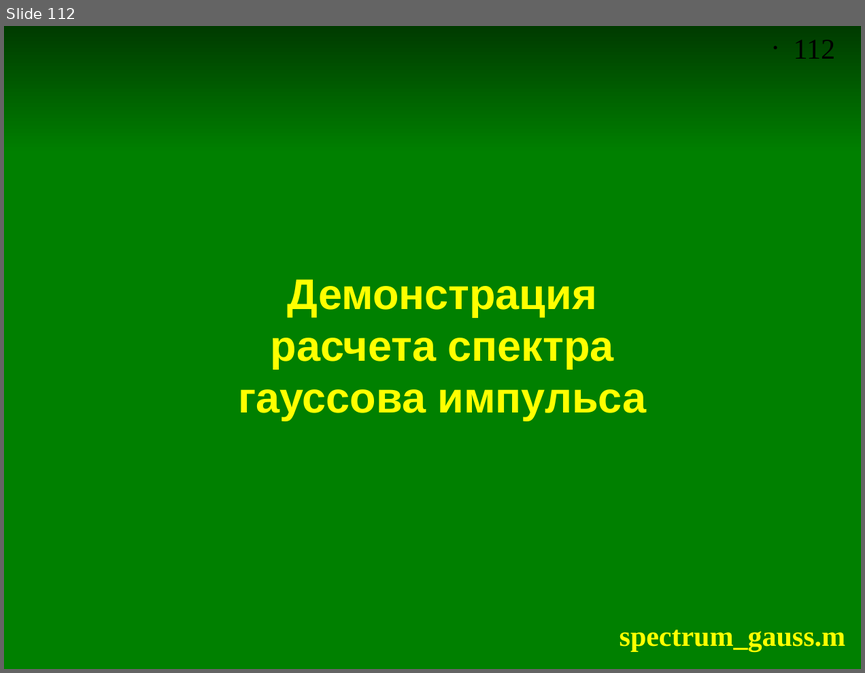
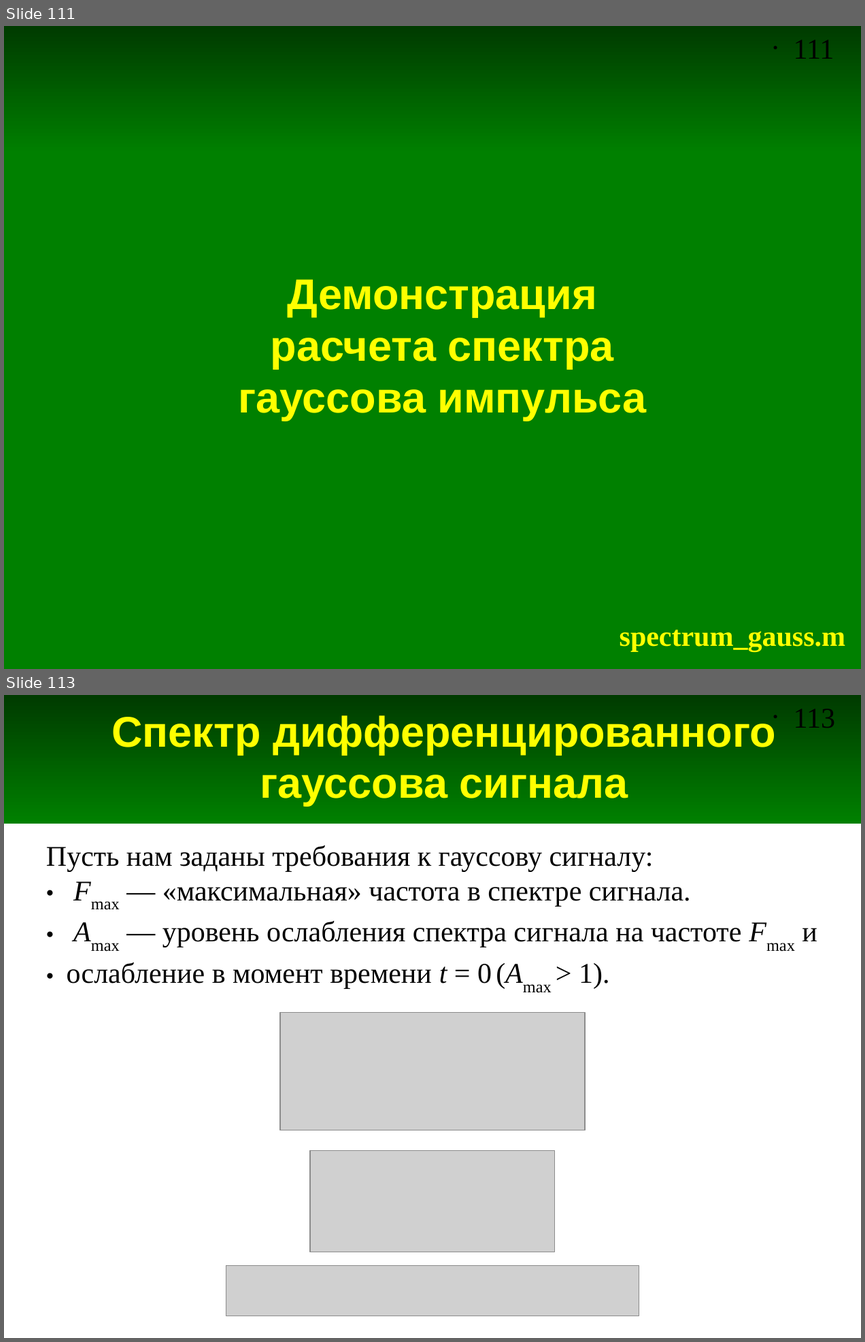
Before and after one commit to andris0147sv/modelling, a slide deck: presentations/2. FDTD.odp. Shown one above the other, each under a label of ours: slide 112 before the commit, slides 111 and 113 after it; the slides between them are not shown. The pictures are 865x673 and 865x1342 pixels, drawn with LibreOffice and Linux fonts; fonts in the diff are those of the drawing; grey boxes stand for pictures. Boxes give left, top, right and bottom in pixels: in the first picture for what was removed or moved away, otherwise in the second. Text is boxed around its words. In the diff, an @@ line names an element or a change of style, - is before the commit and + after.

Commit message:
Добавлены скрипт и слайды при дифференцированный гауссов сигнал

```diff
--- a/presentations/2. FDTD.odp
+++ b/presentations/2. FDTD.odp
@@ slide 113 added at (4, 695, 861, 1338), background #FFFFFF; not listed: 2 template elements that a slide beside it also shows @@
@@ title added at (111, 715, 776, 806), 36 pt, text #FFFF00, bold @@
+Спектр дифференцированного гауссова сигнала
@@ text added at (46, 845, 817, 989), 24 pt, text #000000 @@
+Пусть нам заданы требования к гауссову сигналу:
+● Fmax — «максимальная» частота в спектре сигнала.
+● Amax — уровень ослабления спектра сигнала на частоте Fmax и
+● ослабление в момент времени t = 0 (Amax > 1).
@@ picture added at (280, 1012, 585, 1130) @@
@@ picture added at (310, 1150, 554, 1251) @@
@@ picture added at (226, 1265, 638, 1315) @@
@@ what was slide 112 is now slide 111 @@
@@ page number at (793, 40, 834, 59): text changed @@
-• 112
+• 111
```
Also in this commit, not shown: 1 other slide added, 1 slide removed, 1 other file.
